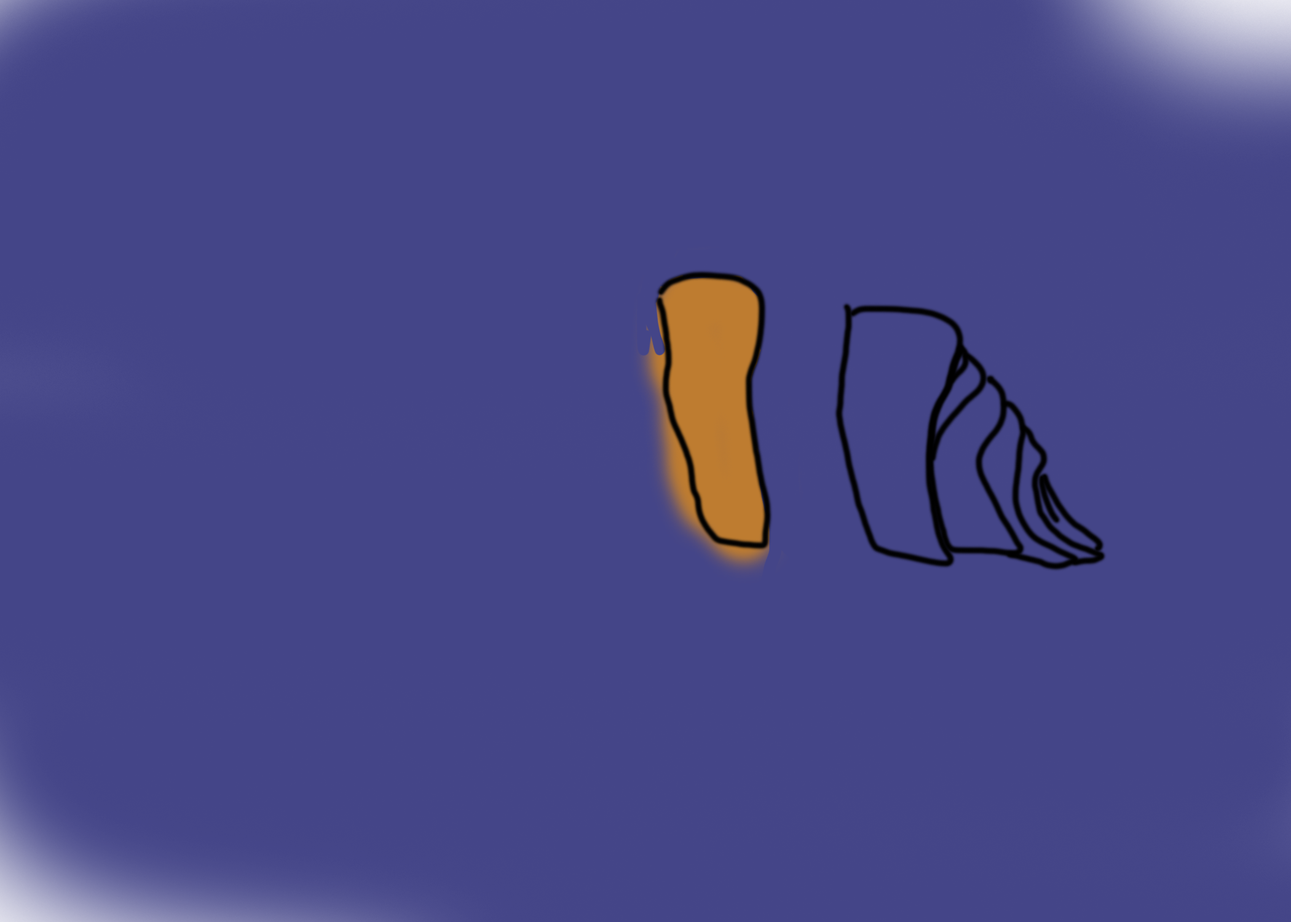
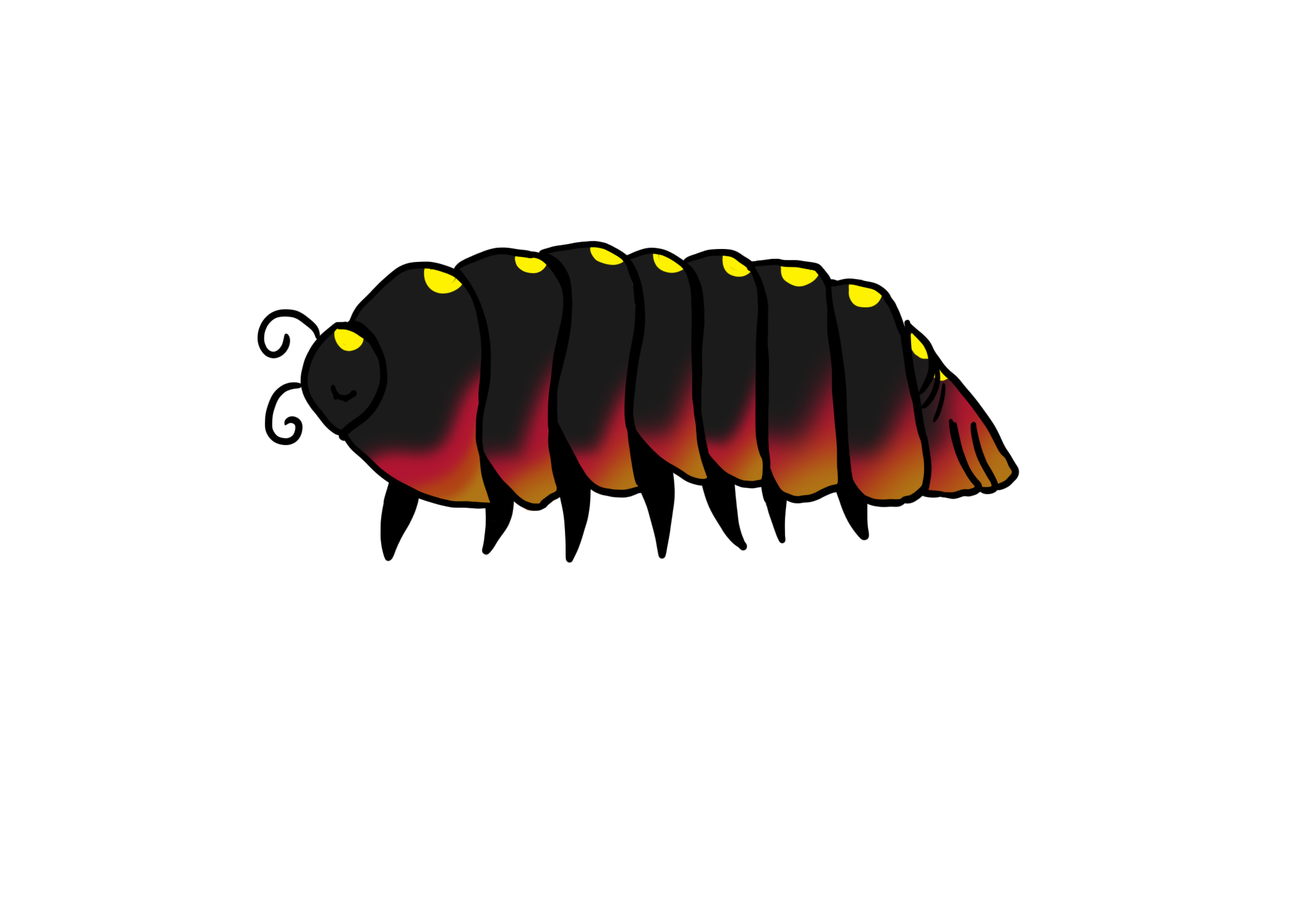
Comparing the layer stacks of the two (1291, 922) images. Changes:
hid group "body 1" (8 layers) over [174, 221, 1160, 648]
removed layer "Layer 9" from group "body 1" over [924, 340, 1109, 573]
removed layer "Layer 8" from group "body 1" over [833, 300, 967, 571]
renamed "Layer 6" to "Layer 22", painted on it over [653, 233, 899, 587]
painted on "Layer 21" over [628, 268, 783, 585]
added group "body3" with 18 layers above "legs 3" over [257, 240, 1021, 512]
added layer "Layer 62" in group "body3" over [903, 319, 1021, 501]
added layer "Layer 77" in group "body3" over [905, 325, 1018, 497]
added layer "Layer 61" in group "body3" over [825, 278, 934, 509]
added layer "Layer 76" in group "body3" over [828, 279, 928, 505]
added layer "Layer 60" in group "body3" over [746, 258, 847, 505]
added layer "Layer 75" in group "body3" over [752, 260, 847, 501]
added layer "Layer 59" in group "body3" over [681, 249, 772, 491]
added layer "Layer 74" in group "body3" over [683, 251, 769, 486]
added layer "Layer 58" in group "body3" over [621, 247, 716, 487]
added layer "Layer 73" in group "body3" over [627, 250, 711, 484]
added layer "Layer 57" in group "body3" over [537, 240, 644, 499]
added layer "Layer 72" in group "body3" over [545, 244, 643, 496]
added layer "Layer 56" in group "body3" over [452, 247, 572, 512]
added layer "Layer 71" in group "body3" over [458, 249, 567, 512]
added layer "Layer 55" in group "body3" over [338, 261, 499, 510]
added layer "Layer 70" in group "body3" over [343, 261, 497, 509]
added group "legs 3" with 7 layers above "Image" over [380, 412, 871, 564]
hid "Layer 0" over [0, 0, 1291, 922]
…and 9 more changes (9 added)
